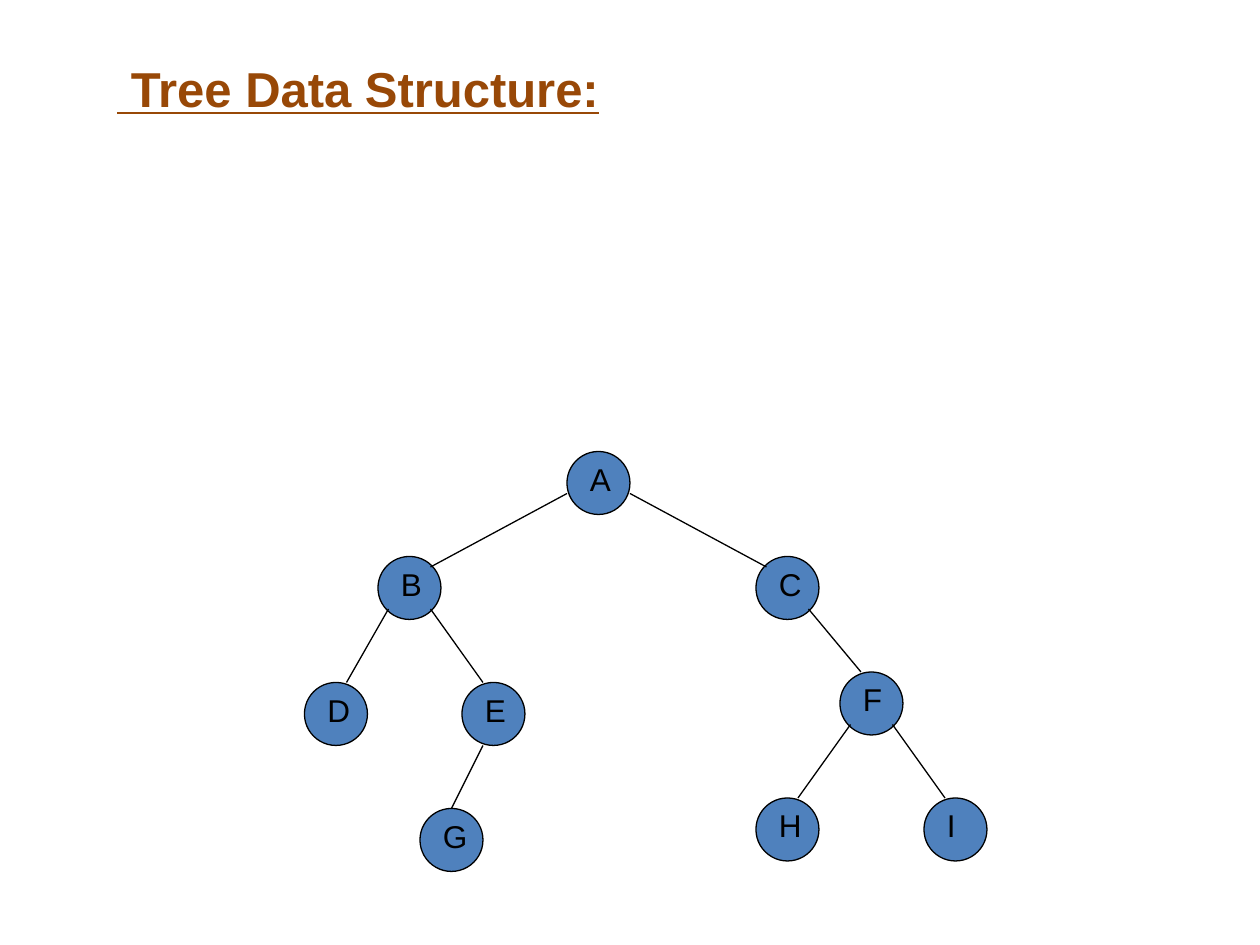
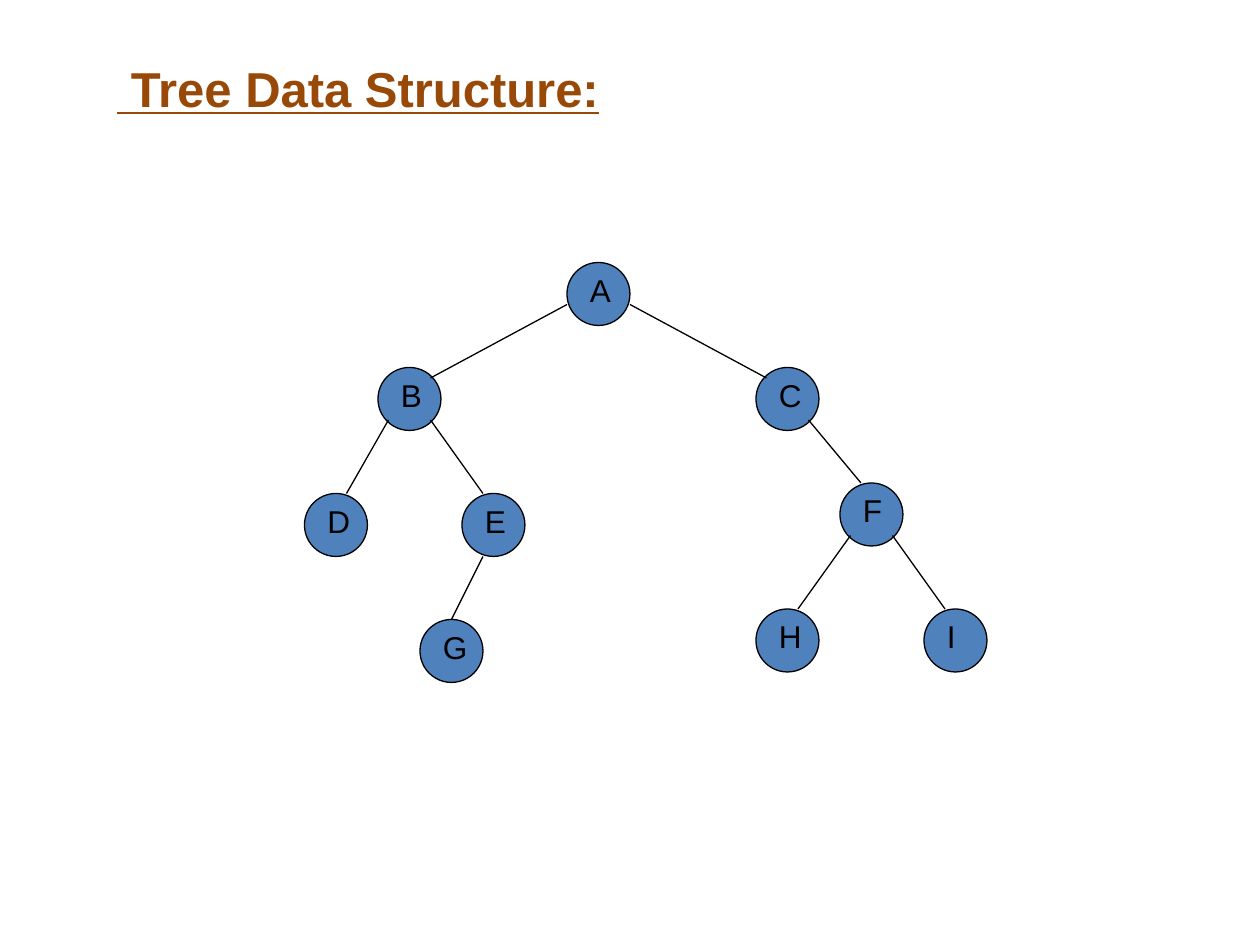
Before and after one commit to alaminbhuyan/DSA-In-Python, a slide deck: slide 7 of Tree Data Structure/PDF/Tree.pptx. Drawn at 1260x945 pixels with LibreOffice and Linux fonts; fonts in the diff are those of the drawing. Boxes give left, top, right and bottom in pixels: in the first picture for what was removed or moved away, otherwise in the second. Text is boxed around its words. In the diff, an @@ line names an element or a change of style, - is before the commit and + after.

```diff
--- a/Tree Data Structure/PDF/Tree.pptx
+++ b/Tree Data Structure/PDF/Tree.pptx
@@ 9 texts, 9 ellipses, 8 lines: place and size @@
-9 texts, 9 ellipses, 8 lines at (305, 451, 987, 872)
+9 texts, 9 ellipses, 8 lines at (305, 262, 987, 683)
```
Also in this commit, not shown: 6 other slides changed.
